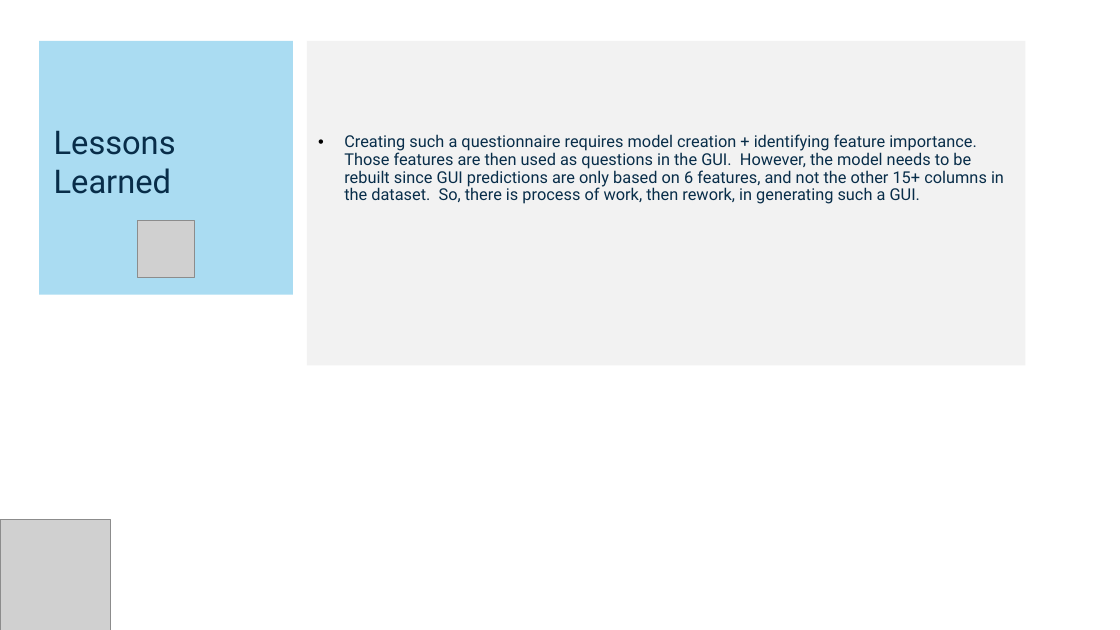
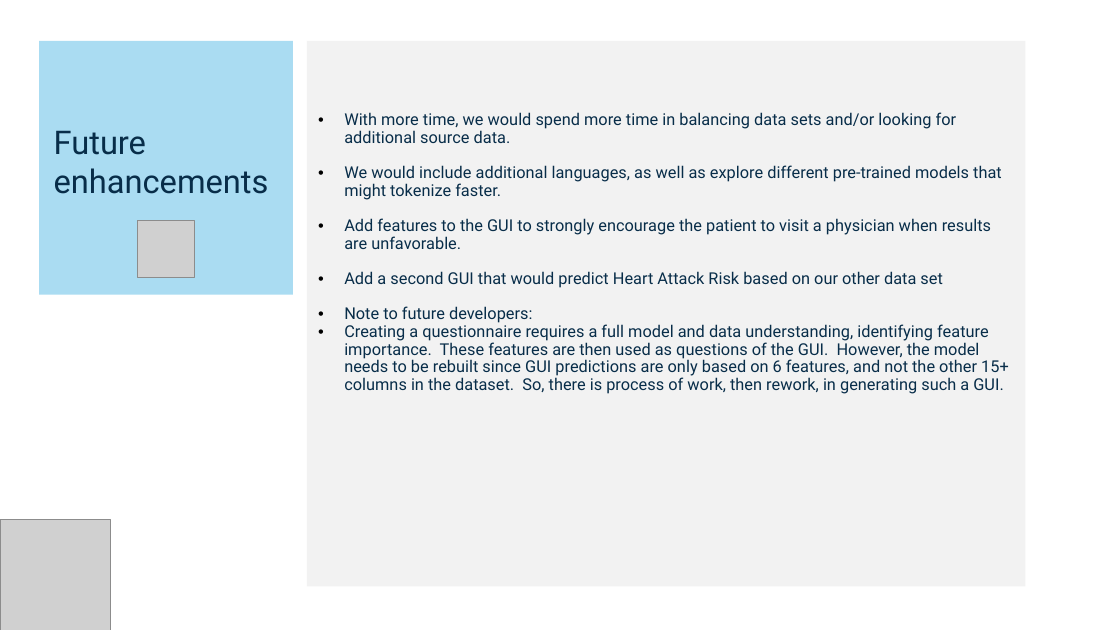
Before and after one commit to Pete1001/heart_attack_outcome, a slide deck: slide 12 of heart_attack_outcome.v1.3.pptx. Drawn at 1120x630 pixels with LibreOffice and Linux fonts; fonts in the diff are those of the drawing; grey boxes stand for pictures. Boxes give left, top, right and bottom in pixels: in the first picture for what was removed or moved away, otherwise in the second. Text is boxed around its words. In the diff, an @@ line names an element or a change of style, - is before the commit and + after.

Commit message:
Updating PPT

```diff
--- a/heart_attack_outcome.v1.3.pptx
+++ b/heart_attack_outcome.v1.3.pptx
@@ rectangle "With more time, we would ...": place and size @@
-rectangle "With more time, we would ..." at (307,41,1026,365)
+rectangle "With more time, we would ..." at (307,41,1026,586)
@@ text in rectangle at (344,112,1009,394): text changed @@
-• Creating such a questionnaire requires model creation + identifying feature importance. Those features are then used as questions in the GUI. However, the model needs to be rebuilt since GUI predictions are only based on 6 features, and not the other 15+ columns in the dataset. So, there is process of work, then rework, in generating such a GUI.
+• With more time, we would spend more time in balancing data sets and/or looking for additional source data.
+• We would include additional languages, as well as explore different pre-trained models that might tokenize faster.
+• Add features to the GUI to strongly encourage the patient to visit a physician when results are unfavorable.
+• Add a second GUI that would predict Heart Attack Risk based on our other data set
+• Note to future developers:
+  • Creating a questionnaire requires a full model and data understanding, identifying feature importance. These features are then used as questions of the GUI. However, the model needs to be rebuilt since GUI predictions are only based on 6 features, and not the other 15+ columns in the dataset. So, there is process of work, then rework, in generating such a GUI.
@@ text at (54,130,269,194): text changed @@
-Lessons
-Learned
+Future
+enhancements
```
Also in this commit, not shown: 9 other slides changed, 1 slide added, 1 slide removed.
